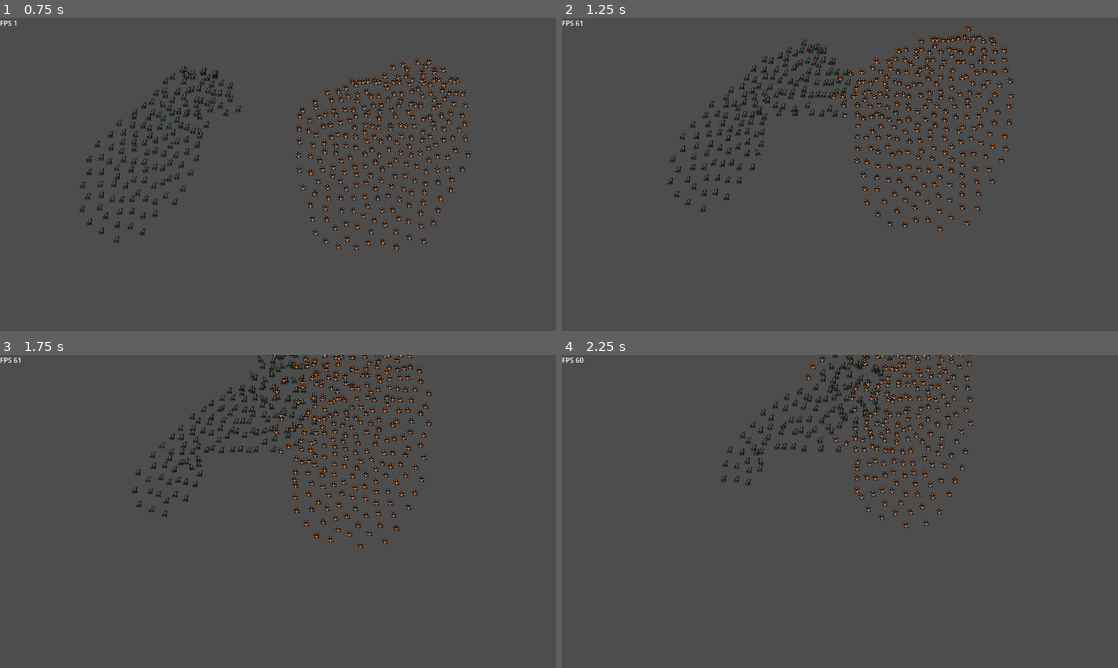
Above: before the commit, frames 1-4 (two rows, left to right).
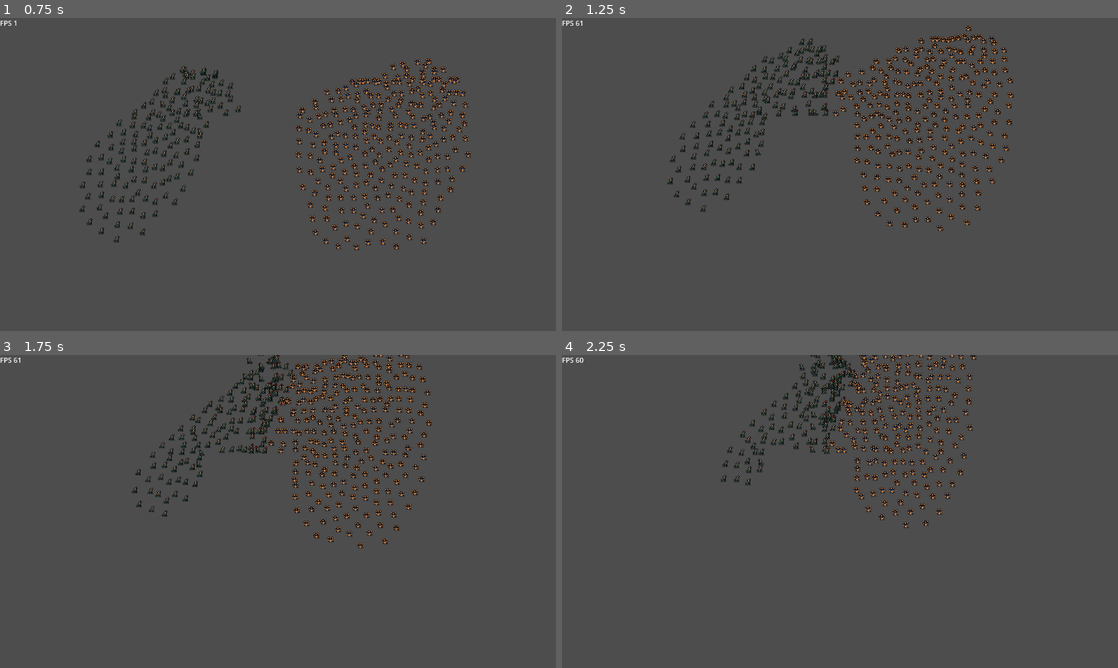
Above: after the commit, the same moments.

Repository: Snayff/nqp3
Game: Godot game, scene res://scenes/stages/combat/stage_combat.tscn
Same seed, same stepped clock (60 frames per second), same inputs: the game is played once before the commit and once after it.
Inputs (mouse positions are in pixels of both pictures, inside the frame that each line leads up to):
- Up to frame 1 (0.75 s): move the mouse to (400, 158) at 0.52 s; click (400, 158) at 0.67 s
- Up to frame 2 (1.25 s): no input
- Up to frame 3 (1.75 s): move the mouse to (166, 527) at 1.27 s; click (166, 527) at 1.42 s
- Up to frame 4 (2.25 s): move the mouse to (895, 442) at 2.02 s; click (895, 442) at 2.17 s

Frame 1 is identical in both runs. In frame 2, 1.4% of the frame differs, in the area x 36-80%, y 6-39%; in frame 3, 5.5%; in frame 4, 5.9%, in the area x 30-75%, y 0-55%.

Commit message:
Make actors target enemies they bump into

Diff:
--- a/scenes/entities/actor/actor.gd
+++ b/scenes/entities/actor/actor.gd
@@ -107,6 +107,7 @@
 	add_child(_ai)
 
 
+
 ## post _ready setup
 func actor_setup() -> void:
 
@@ -142,11 +143,6 @@
 func _physics_process(delta) -> void:
 
 	if is_in_group("alive"):
-		# if we have reached the destination get a new target
-		if _navigation_agent.is_navigation_finished():
-			pass
-#			refresh_target()
-
 		update_state()
 		process_current_state()
 
@@ -160,7 +156,7 @@
 		# attack if in range, else move closer
 		_navigation_agent.target_position = _target.global_position
 		var in_attack_range : bool = _navigation_agent.distance_to_target() <= stats.attack_range
-		if in_attack_range and has_ready_attack:
+		if in_attack_range and (has_ready_attack or true):
 			_navigation_agent.target_position = global_position
 			if _state != Constants.ActorState.ATTACKING:
 				change_state(Constants.ActorState.ATTACKING)
@@ -223,12 +219,17 @@
 	var social_distancing_force : Vector2
 
 	var social_loop_limit : int = 7
+	var distance_to_target : float = _target.global_position.distance_squared_to(self.global_position)
 
 	for i in mini(neighbours.size(), social_loop_limit):
 		var neighbour = neighbours[i]
 		var p1 : Vector2 = self.global_position
 		var p2 : Vector2 = neighbour.global_position
-		var p3 : Vector2 = p1.direction_to(p2) * maxf((100 - p1.distance_to(p2) * 2), 0)
+		var distance : float = p1.distance_to(p2)
+		if distance < distance_to_target and _ai.is_enemy(neighbour):
+			_target = neighbour
+			distance_to_target = distance
+		var p3 : Vector2 = p1.direction_to(p2) * maxf((100 - distance * 2), 0)
 		social_distancing_force -= p3
 
 	if neighbours.size() > social_loop_limit:
--- a/scripts/components/ai/base_ai.gd
+++ b/scripts/components/ai/base_ai.gd
@@ -6,6 +6,14 @@
 	owner = get_parent()
 	assert(owner is Actor)
 
+func is_enemy(target : Actor) -> bool:
+	if owner.is_in_group("ally"):
+		if target.is_in_group("enemy"):
+			return true
+	if owner.is_in_group("enemy"):
+		if target.is_in_group("ally"):
+			return true
+	return false
 
 ## get a new target on the opposing team.
 ## Can return null
